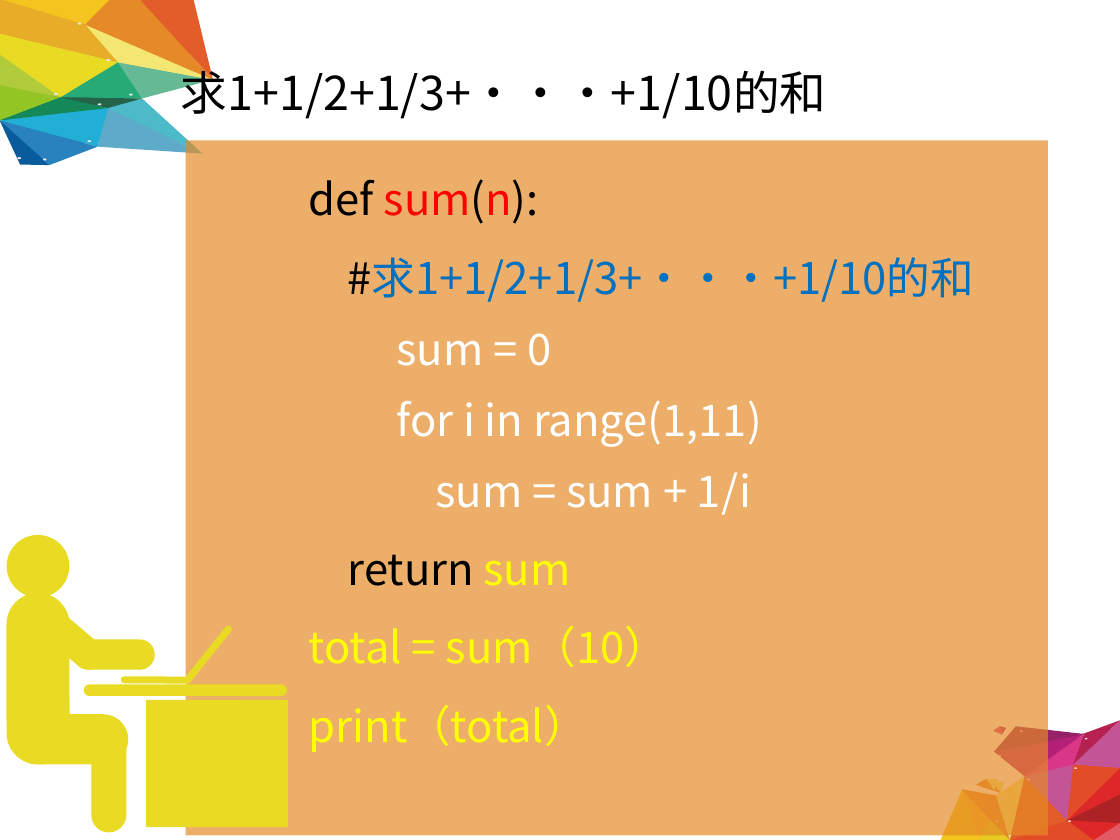
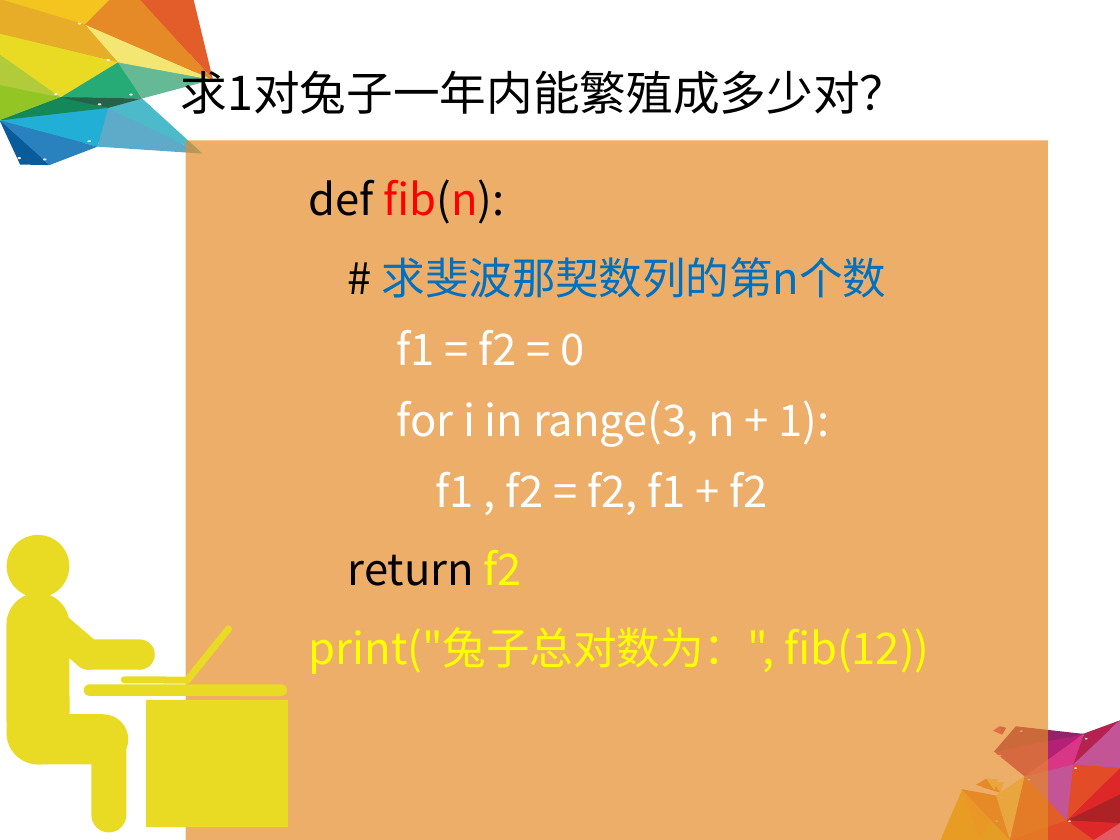
Before and after one commit to hongm32/2020design, a slide deck: slide 10 of 【第07课】2.4可以复用的代码/【第07课】2.4可以复用的代码.ppt. Drawn at 1120x840 pixels with LibreOffice and Linux fonts; fonts in the diff are those of the drawing. Boxes give left, top, right and bottom in pixels: in the first picture for what was removed or moved away, otherwise in the second. Text is boxed around its words. In the diff, an @@ line names an element or a change of style, - is before the commit and + after.

```diff
--- a/【第07课】2.4可以复用的代码/【第07课】2.4可以复用的代码.ppt
+++ b/【第07课】2.4可以复用的代码/【第07课】2.4可以复用的代码.ppt
@@ text at (181,62,907,114): text changed @@
-求1+1/2+1/3+···+1/10的和
+求1对兔子一年内能繁殖成多少对？
@@ rectangle "def fib(n):": place and size @@
-rectangle "def fib(n):" at (186,140,1048,836)
+rectangle "def fib(n):" at (186,140,1048,840)
@@ text in rectangle at (309,179,929,674): text changed @@
-    def sum(n):
-    #求1+1/2+1/3+···+1/10的和
-sum = 0
-for i in range(1,11)
-sum = sum + 1/i
-    return sum
-    total = sum（10）
-    print（total）
+    def fib(n):
+    # 求斐波那契数列的第n个数
+f1 = f2 = 0
+for i in range(3, n + 1):
+f1 , f2 = f2, f1 + f2
+    return f2
+    print("兔子总对数为：", fib(12))
```
Also in this commit, not shown: 5 other slides changed, 1 slide added, 1 slide removed, 3 other files.
